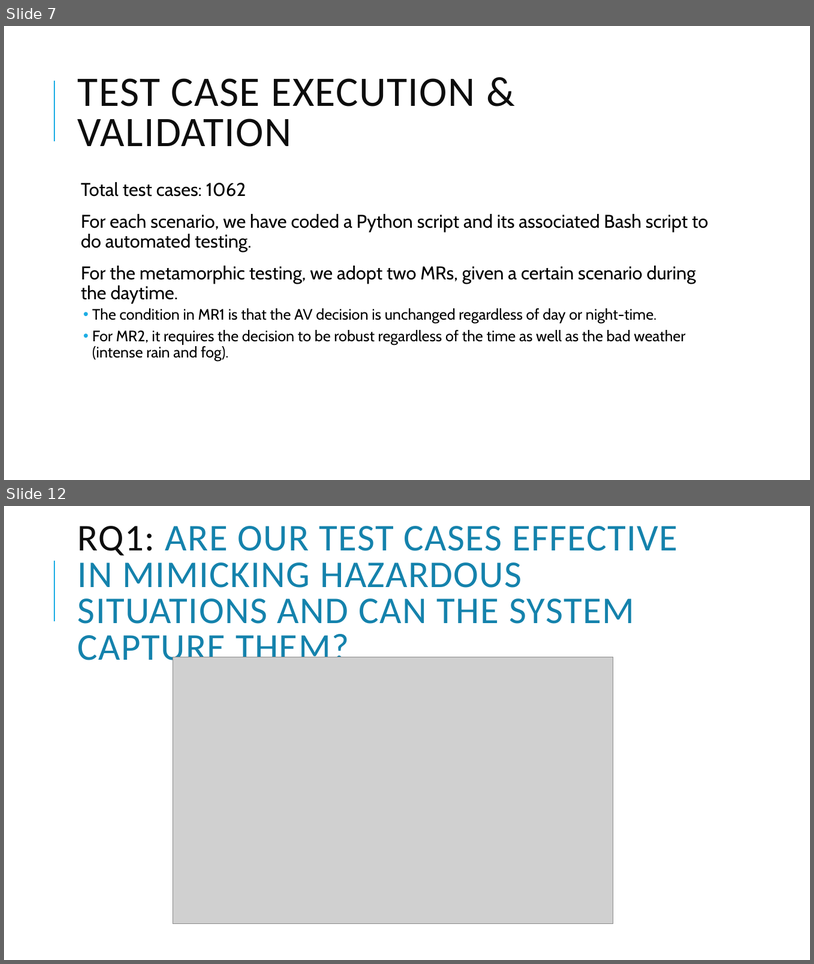
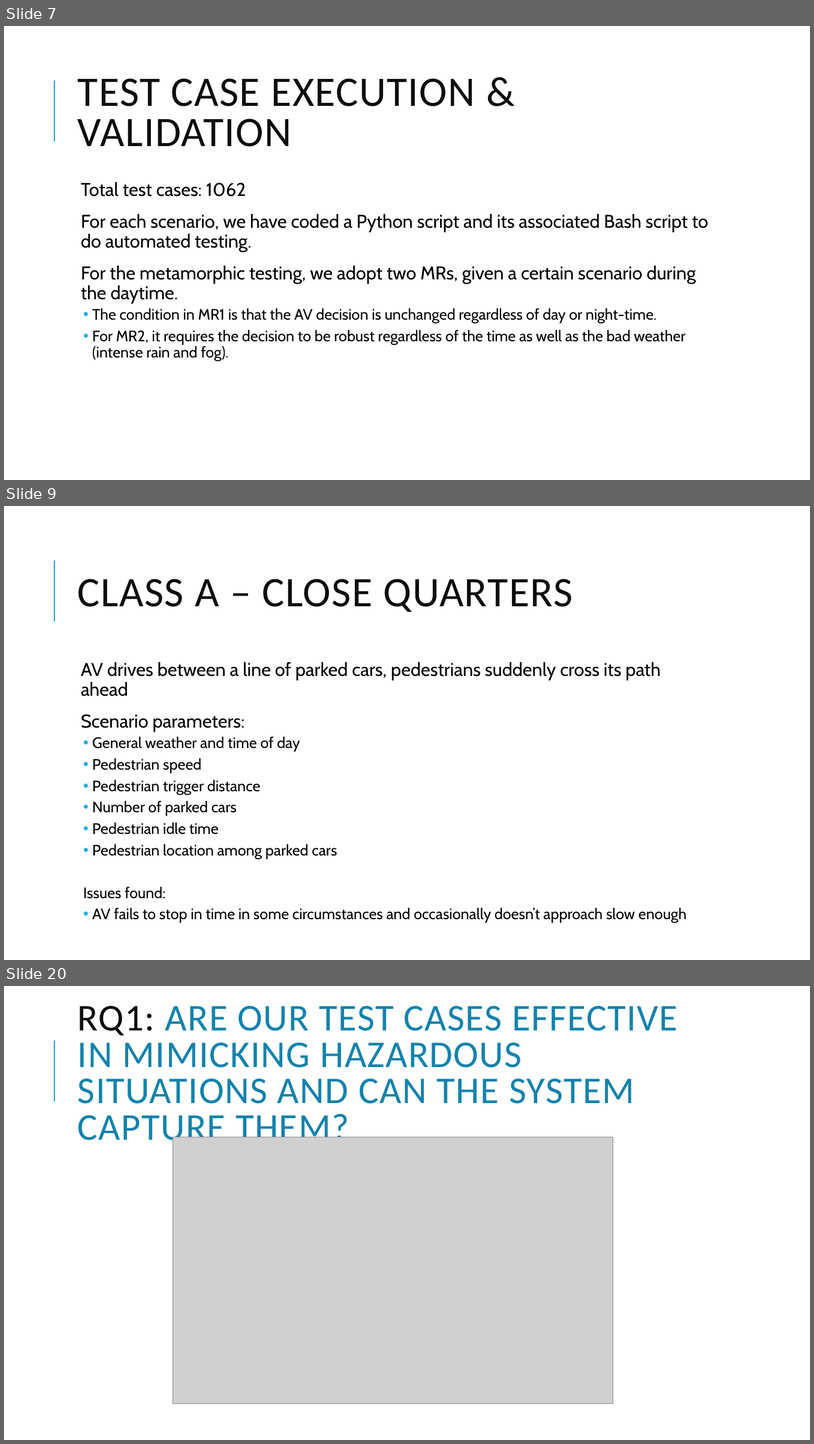
Before and after one commit to Swinburne-AV-Challenge-2021/Deliverable2, a slide deck: presentation/AVTest-Swinburne.pptx. Shown one above the other, each under a label of ours: slides 7 and 12 before the commit, slides 7, 9 and 20 after it; the slides between them are not shown. The pictures are 814x964 and 814x1444 pixels, drawn with LibreOffice and Linux fonts; fonts in the diff are those of the drawing; grey boxes stand for pictures; background and template pictures are left out. Boxes give left, top, right and bottom in pixels: in the first picture for what was removed or moved away, otherwise in the second. Text is boxed around its words. In the diff, an @@ line names an element or a change of style, - is before the commit and + after.

```diff
--- a/presentation/AVTest-Swinburne.pptx
+++ b/presentation/AVTest-Swinburne.pptx
@@ slide 9 added at bbox=[4, 506, 810, 960], background #FFFFFF; not listed: 1 template element that a slide beside it also shows @@
@@ title added at bbox=[78, 579, 573, 612], 50 pt, text #0D0D0D @@
+CLASS A – CLOSE QUARTERS
@@ text added at bbox=[81, 662, 687, 923], 18 pt, text #000000 @@
+  AV drives between a line of parked cars, pedestrians suddenly cross its path ahead
+  Scenario parameters:
+  • General weather and time of day
+  • Pedestrian speed
+  • Pedestrian trigger distance
+  • Number of parked cars
+  • Pedestrian idle time
+  • Pedestrian location among parked cars
+  Issues found:
+  • AV fails to stop in time in some circumstances and occasionally doesn’t approach slow enough
@@ what was slide 12 is now slide 20 @@
```
Also in this commit, not shown: 8 slides changed, 7 other slides added.
